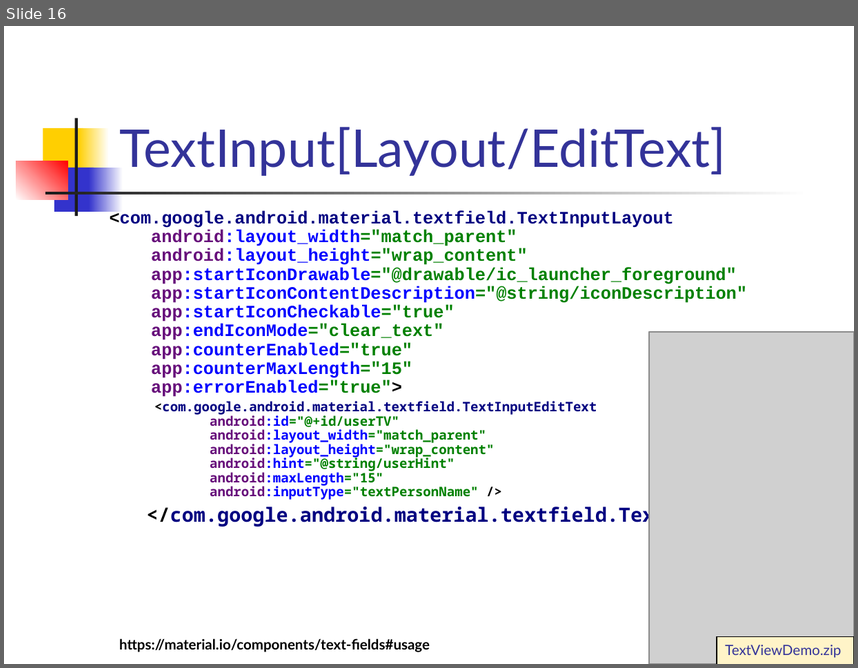
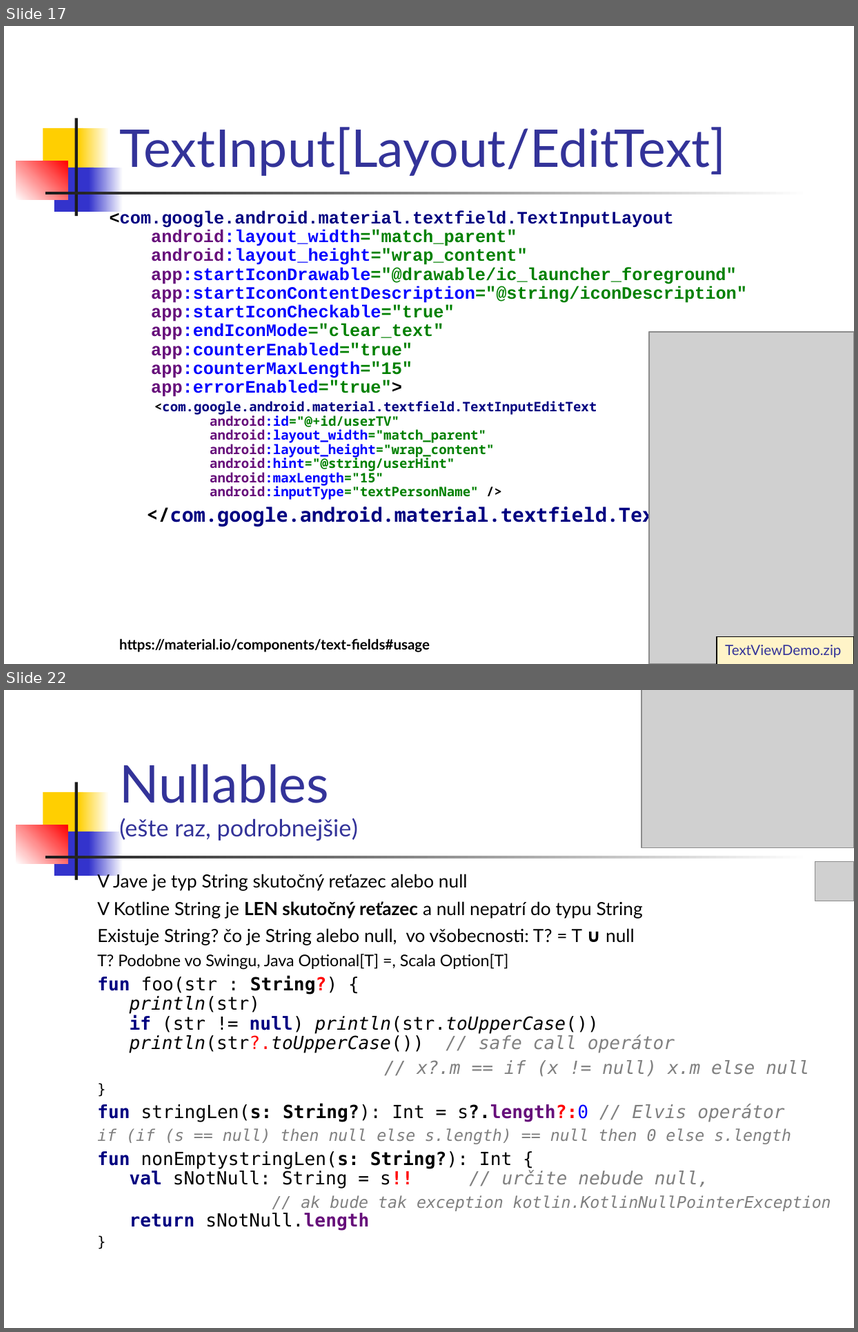
Before and after one commit to vmandro/Prednasky, a slide deck: 03/03_Android.ppt. Shown one above the other, each under a label of ours: slide 16 before the commit, slides 17 and 22 after it; the slides between them are not shown. The pictures are 858x668 and 858x1332 pixels, drawn with LibreOffice and Linux fonts; fonts in the diff are those of the drawing; grey boxes stand for pictures. Boxes give left, top, right and bottom in pixels: in the first picture for what was removed or moved away, otherwise in the second. Text is boxed around its words. In the diff, an @@ line names an element or a change of style, - is before the commit and + after.

```diff
--- a/03/03_Android.ppt
+++ b/03/03_Android.ppt
@@ slide 22 added at [4, 690, 854, 1328], background #FFFFFF; not listed: 7 template elements that a slide beside it also shows @@
@@ picture added at [642, 690, 854, 847] @@
@@ title added at [119, 764, 358, 841], 20 pt, text #333399 @@
+Nullables
+(ešte raz, podrobnejšie)
@@ text added at [97, 872, 831, 1230], 15.3 pt, text #000000 @@
+V Jave je typ String skutočný reťazec alebo null
+V Kotline String je LEN skutočný reťazec a null nepatrí do typu String
+Existuje String? čo je String alebo null, vo všobecnosti: T? = T ∪ null
+T? Podobne vo Swingu, Java Optional[T] =, Scala Option[T]
+fun foo(str : String?) {
+println(str)
+if (str != null) println(str.toUpperCase())
+println(str?.toUpperCase()) // safe call operátor
+// x?.m == if (x != null) x.m else null
+}
+fun stringLen(s: String?): Int = s?.length?:0 // Elvis operátor
+if (if (s == null) then null else s.length) == null then 0 else s.length
+fun nonEmptystringLen(s: String?): Int {
+val sNotNull: String = s!! // určite nebude null,
+// ak bude tak exception kotlin.KotlinNullPointerException
+return sNotNull.length
+}
@@ picture added at [815, 862, 854, 901] @@
@@ what was slide 16 is now slide 17 @@
```
Also in this commit, not shown: 12 slides changed, 5 other slides added, 2 slides removed, 5 other files.
